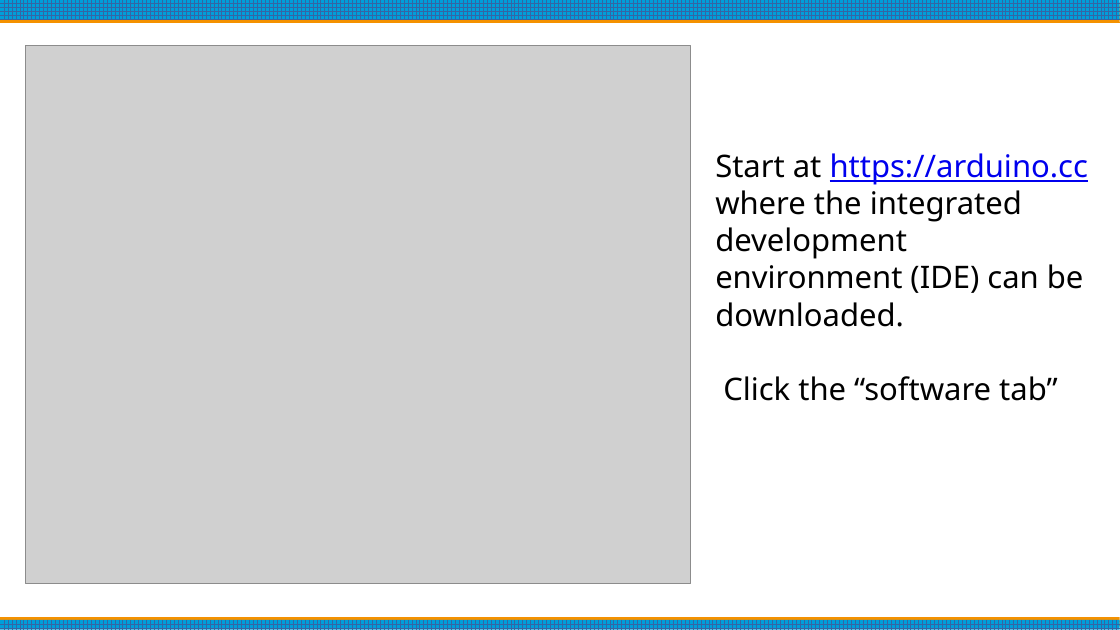
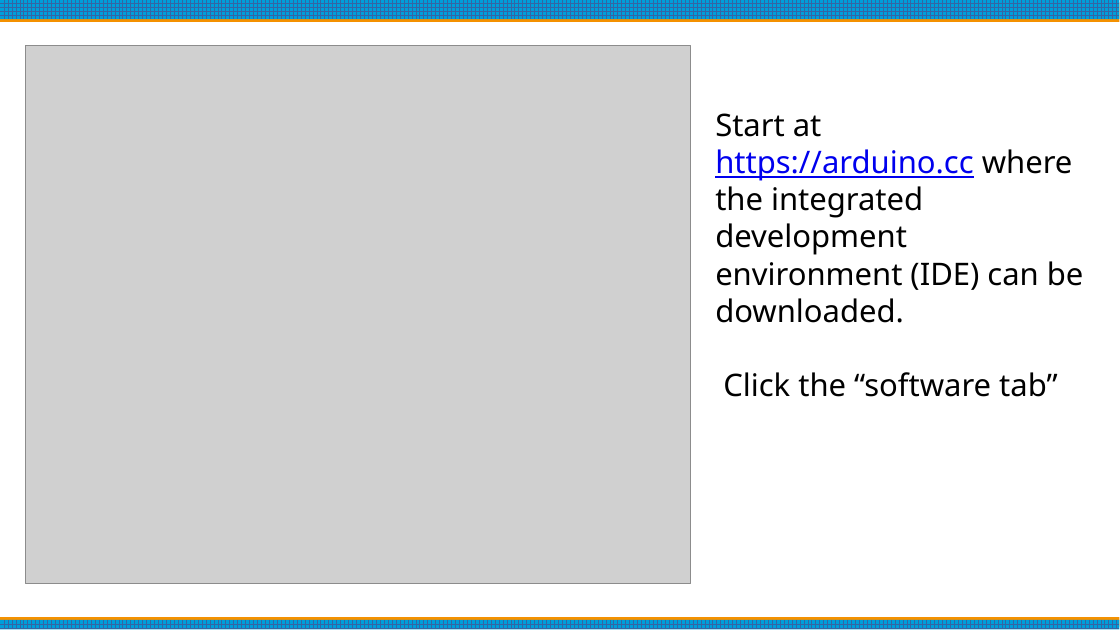
Before and after one commit to bpguy/gps_grid_sq_lcd, a slide deck: slide 3 of Arduino Basics.pptx. Drawn at 1120x630 pixels with LibreOffice and Linux fonts; fonts in the diff are those of the drawing; grey boxes stand for pictures. Boxes give left, top, right and bottom in pixels: in the first picture for what was removed or moved away, otherwise in the second. Text is boxed around its words. In the diff, an @@ line names an element or a change of style, - is before the commit and + after.

```diff
--- a/Arduino Basics.pptx
+++ b/Arduino Basics.pptx
@@ text "Start at https://arduino.cc where the ..." rewrapped from [715,153,1088,401] to [715,113,1084,397] @@
```
Also in this commit, not shown: 8 other slides changed, 9 other files.
